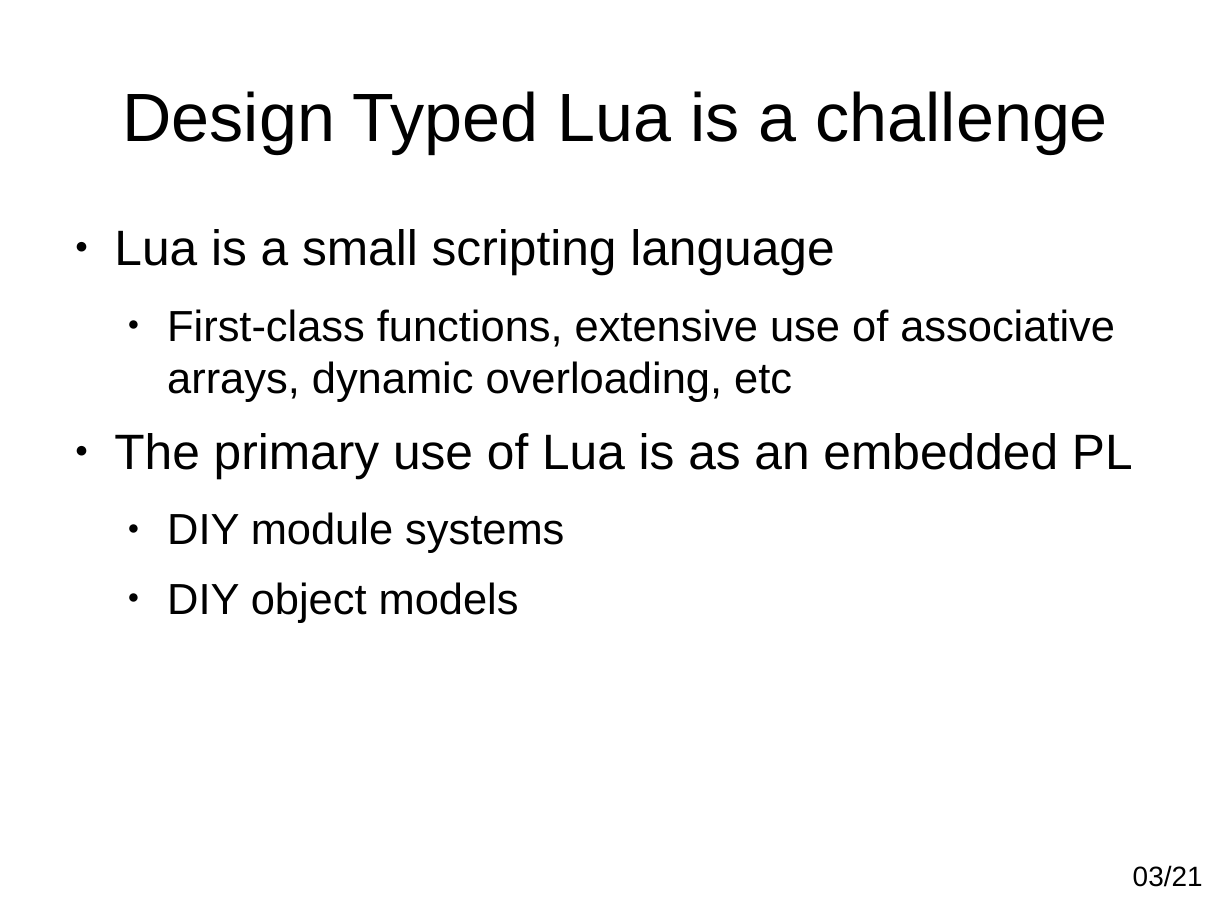
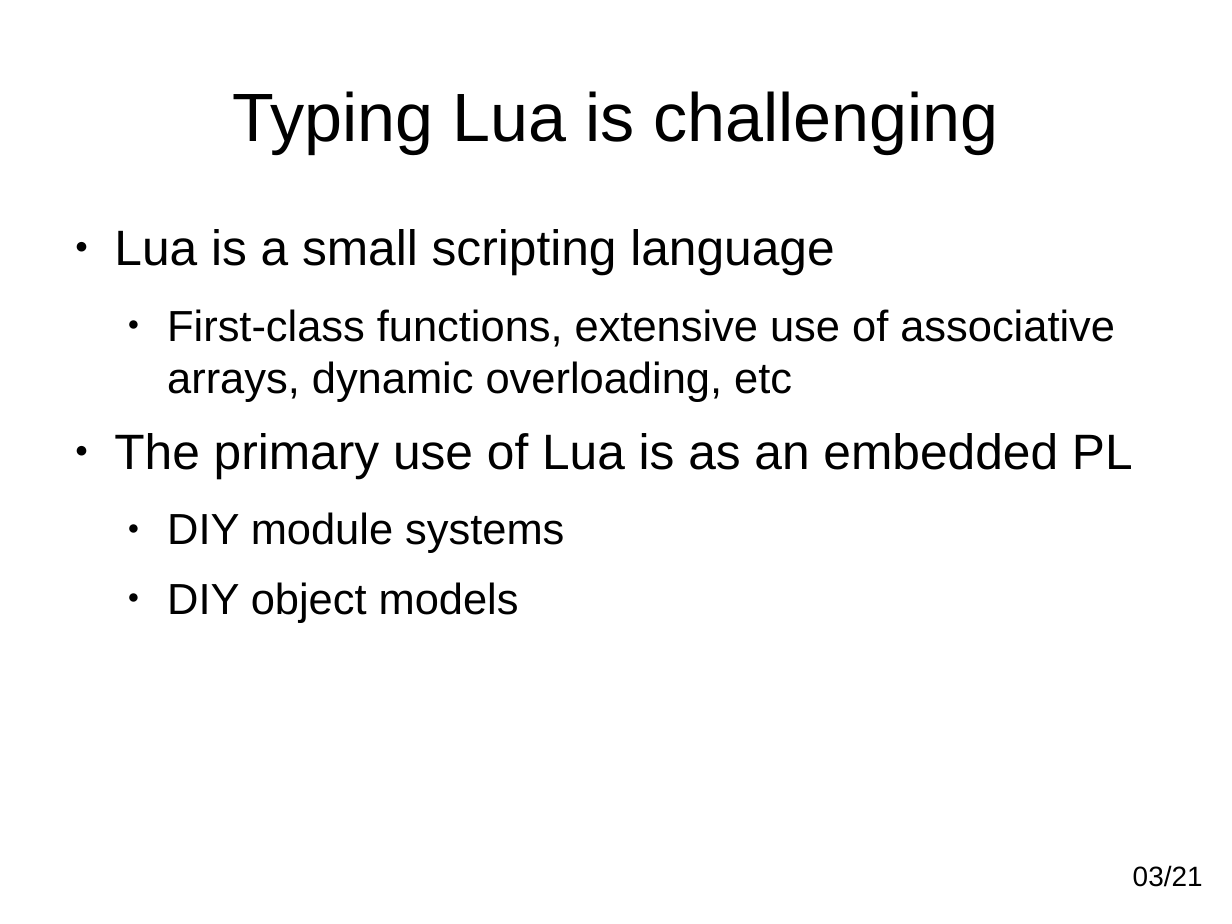
Before and after one commit to andremm/typedlua, a slide deck: slide 3 of doc/slides/dyla2014.odp. Drawn at 1232x924 pixels with LibreOffice and Linux fonts; fonts in the diff are those of the drawing. Boxes give left, top, right and bottom in pixels: in the first picture for what was removed or moved away, otherwise in the second. Text is boxed around its words. In the diff, an @@ line names an element or a change of style, - is before the commit and + after.

```diff
--- a/doc/slides/dyla2014.odp
+++ b/doc/slides/dyla2014.odp
@@ title at [232,91,998,153]: text changed @@
-Design Typed Lua is a challenge
+Typing Lua is challenging
```
Also in this commit, not shown: 4 other slides changed.
